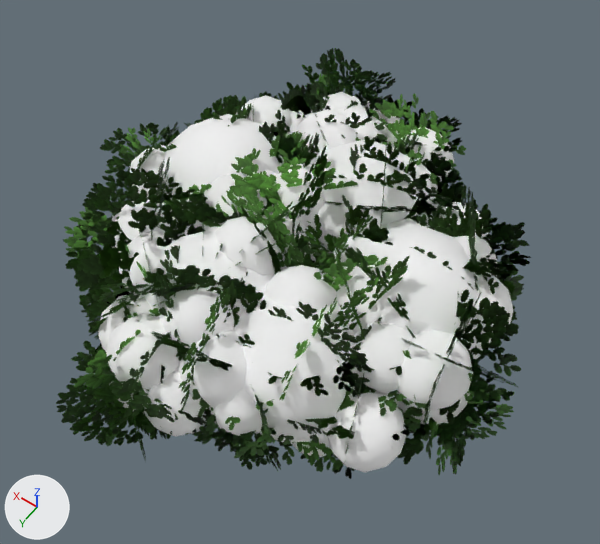
One commit to the glTF model assets/trees/bush_mound/bush_mound.gltf: the scene before it, then after it.
Camera for both pictures: a 50 mm lens placed at (-1.45, 2.04, 3.59), pointed at (-0.02, 0.04, 0.45). Arrows for +X, +Y and +Z are at lower left; the lights stay in place. The first picture is the older version. Objects named as collision shapes, trigger or cutter boxes, shadow casters or lower levels of detail are left out. Where no turn or scale is listed for an object, it has been applied to the vertices. Vertices at exactly the same position are counted once.

Objects in the first picture: 'bush_mound_leaves_LOD0', 'bush_mound_shadow_LOD0'.
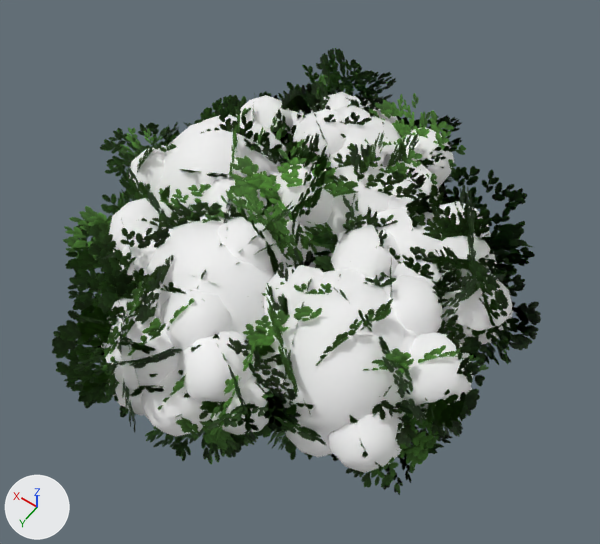
Where the change shows, as pixel boxes [x1, y1, x2, y2] in the pictures (600 x 544 px; the box of a moved part takes in the faces that stretch with it):
'bush_mound_leaves_LOD0', reshaped
    before: [56, 48, 531, 479]
    after: [52, 48, 541, 495]
'bush_mound_shadow_LOD0', reshaped
    before: [98, 92, 513, 472]
    after: [99, 92, 513, 473]
part 1 of me_leaves_lod0, moved or reshaped
    before: [325, 136, 439, 227]
    after: [180, 108, 283, 179]
part 2 of me_leaves_lod0, moved or reshaped
    before: [394, 146, 464, 213]
    after: [244, 116, 296, 166]
part 3 of me_leaves_lod0, moved or reshaped (mostly hidden before)
    before: [213, 104, 253, 127]
    after: [326, 131, 423, 205]
part 4 of me_leaves_lod0, moved or reshaped
    before: [82, 92, 531, 466]
    after: [76, 91, 530, 461]
part 5 of me_leaves_lod0, recoloured
    before: [56, 97, 524, 479]
    after: [52, 116, 541, 495]
part 6 of me_shadow_lod0, added
    after: [261, 269, 406, 442]
part 7 of me_shadow_lod0, added
    after: [285, 105, 402, 168]
part 8 of me_shadow_lod0, moved or reshaped
    before: [325, 218, 483, 360]
    after: [320, 207, 445, 277]
part 9 of me_shadow_lod0, added
    after: [138, 216, 280, 341]
part 10 of me_shadow_lod0, added
    after: [321, 165, 392, 235]
part 11 of me_shadow_lod0, moved or reshaped
    before: [454, 233, 497, 276]
    after: [442, 234, 497, 284]
part 12 of me_shadow_lod0, deleted
    before: [331, 104, 399, 148]
part 13 of me_shadow_lod0, moved or reshaped (mostly hidden afterwards)
    before: [128, 101, 473, 443]
    after: [177, 99, 474, 409]

Patch to the scene script:
```diff
--- a/assets/trees/bush_mound/bush_mound.gltf.py
+++ b/assets/trees/bush_mound/bush_mound.gltf.py
@@ me_leaves_lod0 @@
 # used by ob_bush_mound_leaves_lod0; location = (0.0, 0.0, 0.0)
-me_leaves_lod0.from_pydata(...)  # 2450 vertices, 2352 faces; spans x -1.34..1.3, y -1.32..1.41, z -0.25..1.2
+me_leaves_lod0.from_pydata(...)  # 2425 vertices, 2328 faces; spans x -1.26..1.3, y -1.32..1.27, z -0.31..1.2
+# me_leaves_lod0 part 1: the loose piece of 25 vertices spanning x -0.64..0.18, y -0.67..0.03, z 0.36..1.17 is moved by (0.69, 0.2, -0.04)
+# me_leaves_lod0 part 2: the loose piece of 25 vertices spanning x -0.73..0.18, y -0.84..-0.09, z 0.22..1.1 is moved by (0.69, 0.2, -0.03)
+# me_leaves_lod0 part 3: the loose piece of 25 vertices spanning x 0.21..1.0, y -0.67..0.12, z 0.19..1.01 is moved by (-0.71, -0.12, 0.1)
+# me_leaves_lod0 part 4: 1240 vertices moved from x -1.34..1.04, y -1.27..1.41, z -0.25..1.17 to x -1.26..1.02, y -1.27..1.27, z -0.31..1.13; 109 vertices removed from x -0.82..0.73, y -0.92..0.92, z -0.19..1.02; 59 vertices added at x -0.99..0.78, y -0.61..1.02, z -0.06..1.05
+# me_leaves_lod0 part 5: 785 kept faces spanning x -1.26..1.02, y -1.13..1.27, z -0.31..1.11 get new vertex colours
+# other edits to the shape of me_leaves_lod0 do not show in these pictures
 me_leaves_lod0.materials.append(mat_leaves)
@@ me_shadow_lod0 @@
 # used by ob_bush_mound_shadow_lod0; location = (0.0, 0.0, 0.0)
-me_shadow_lod0.from_pydata(...)  # 3696 vertices, 7040 faces; spans x -1.03..1.0, y -1.1..1.07, z -0.05..0.94
+me_shadow_lod0.from_pydata(...)  # 3654 vertices, 6960 faces; spans x -1.03..1.0, y -1.1..1.07, z -0.05..0.92
+# me_shadow_lod0 part 6: a new loose piece, an icosphere of 80 faces spanning x -0.86..-0.06, y -0.05..0.74, z 0.1..0.89, in mat_shadowproxy
+# me_shadow_lod0 part 7: a new loose piece, an icosphere of 80 faces spanning x -0.25..0.53, y -1.0..-0.22, z 0.05..0.82, in mat_shadowproxy
+# me_shadow_lod0 part 8: the loose piece of 42 vertices spanning x -0.96..-0.13, y -0.44..0.39, z 0.08..0.92 is moved by (0.14, -0.17, -0.07)
+# me_shadow_lod0 part 9: a new loose piece, an icosphere of 80 faces spanning x -0.24..0.6, y 0.03..0.88, z 0.06..0.91, in mat_shadowproxy
+# me_shadow_lod0 part 10: a new loose piece, an icosphere of 80 faces spanning x -0.38..0.11, y -0.55..-0.06, z 0.39..0.88, in mat_shadowproxy
+# me_shadow_lod0 part 11: the loose piece of 42 vertices spanning x -0.85..-0.51, y -0.45..-0.11, z 0.47..0.81 is moved by (0.0, 0.01, 0.01)
+# me_shadow_lod0 part 12: the loose piece of 42 vertices spanning x -0.12..0.48, y -1.0..-0.4, z 0.19..0.78 is deleted
+# me_shadow_lod0 part 13: 211 vertices moved from x -1.02..0.69, y -1.1..0.93, z 0.19..0.81 to x -1.02..0.7, y -1.1..0.93, z 0.19..0.8; 205 vertices removed from x -0.66..0.59, y -0.74..0.84, z -0.02..0.94; 79 vertices added at x -0.5..0.19, y -0.36..0.3, z -0.03..0.84
+# other edits to the shape of me_shadow_lod0 do not show in these pictures
 me_shadow_lod0.materials.append(mat_shadowproxy)
```
